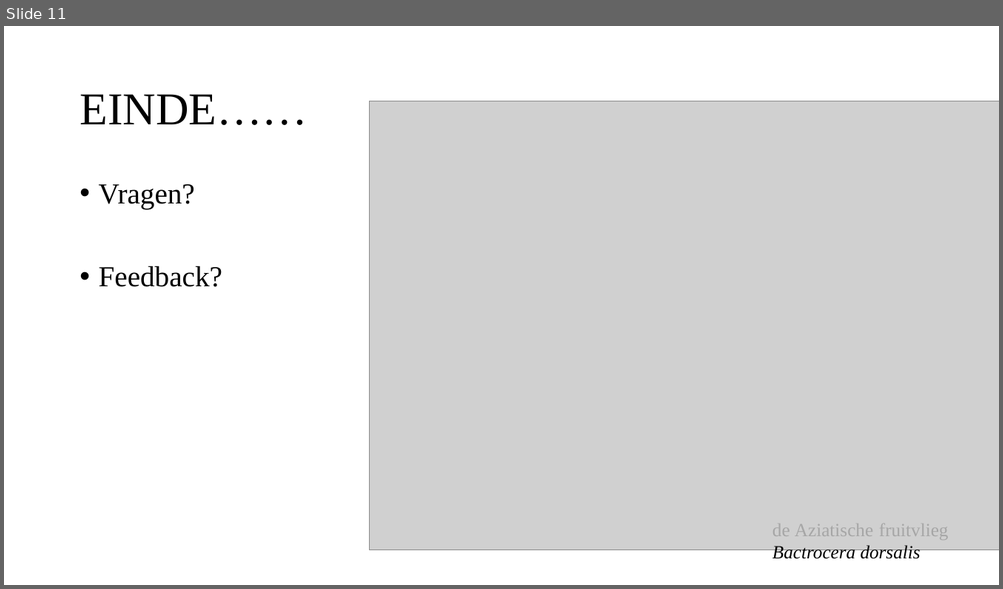
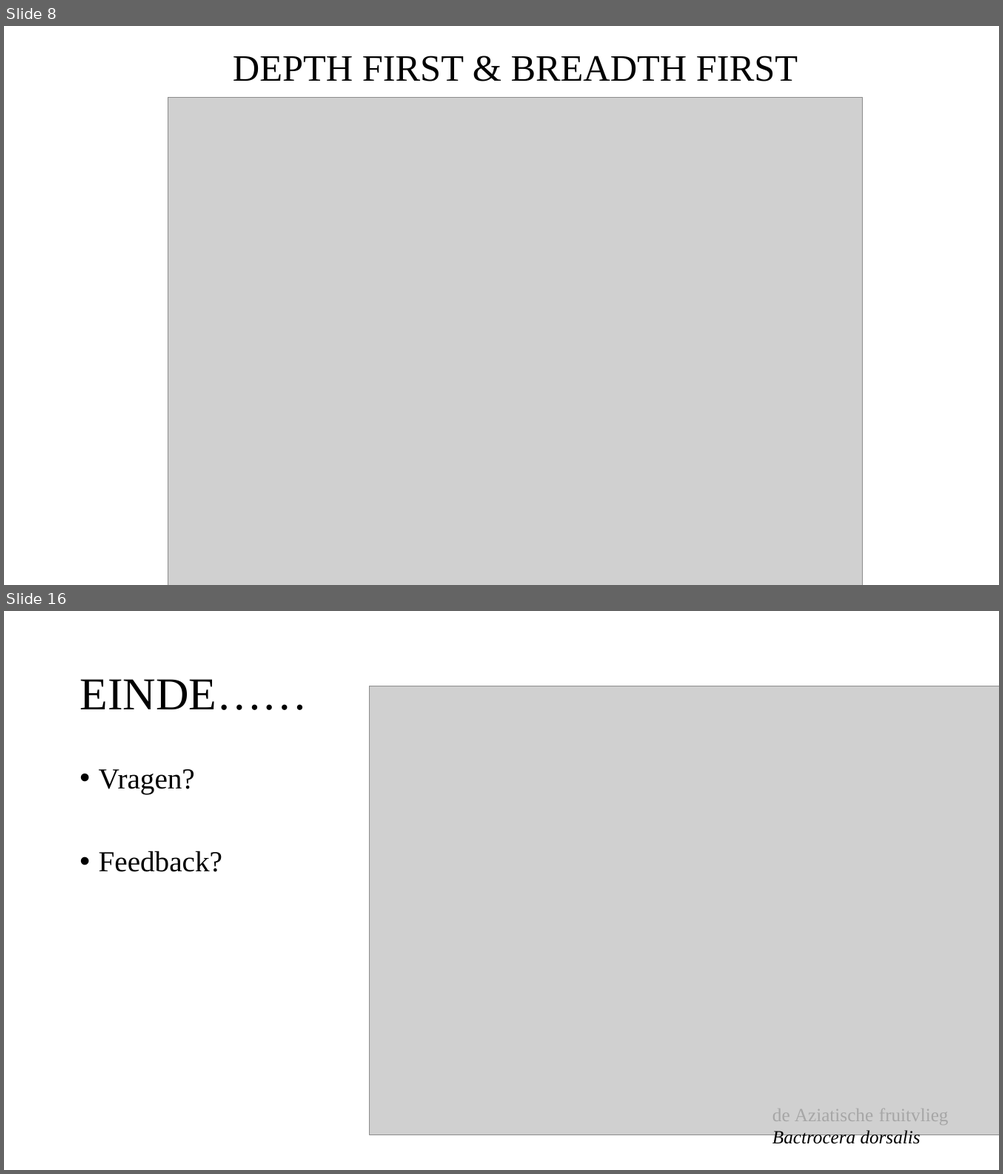
Before and after one commit to Leanderrr/fruitvliegen, a slide deck: verslaglegging en presentaties/Powerpont 1.pptx. Shown one above the other, each under a label of ours: slide 11 before the commit, slides 8 and 16 after it; the slides between them are not shown. The pictures are 1003x589 and 1003x1174 pixels, drawn with LibreOffice and Linux fonts; fonts in the diff are those of the drawing; grey boxes stand for pictures. Boxes give left, top, right and bottom in pixels: in the first picture for what was removed or moved away, otherwise in the second. Text is boxed around its words. In the diff, an @@ line names an element or a change of style, - is before the commit and + after.

```diff
--- a/verslaglegging en presentaties/Powerpont 1.pptx
+++ b/verslaglegging en presentaties/Powerpont 1.pptx
@@ slide 8 added at [4, 26, 999, 585], background #FFFFFF @@
@@ text added at [233, 56, 797, 82], 36 pt, text #000000 @@
+DEPTH FIRST & BREADTH FIRST
@@ picture added at [168, 98, 862, 585] @@
@@ what was slide 11 is now slide 16 @@
```
Also in this commit, not shown: 1 slide changed, 7 other slides added, 3 slides removed.
